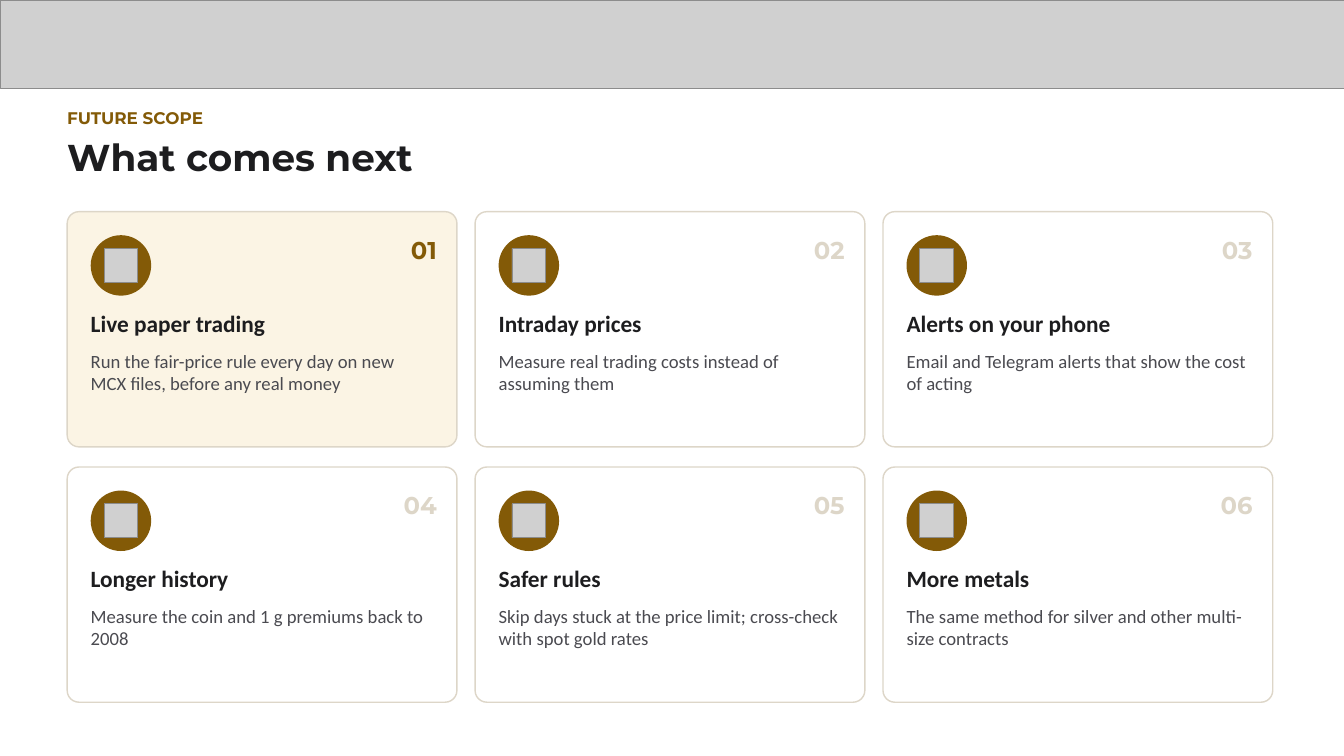
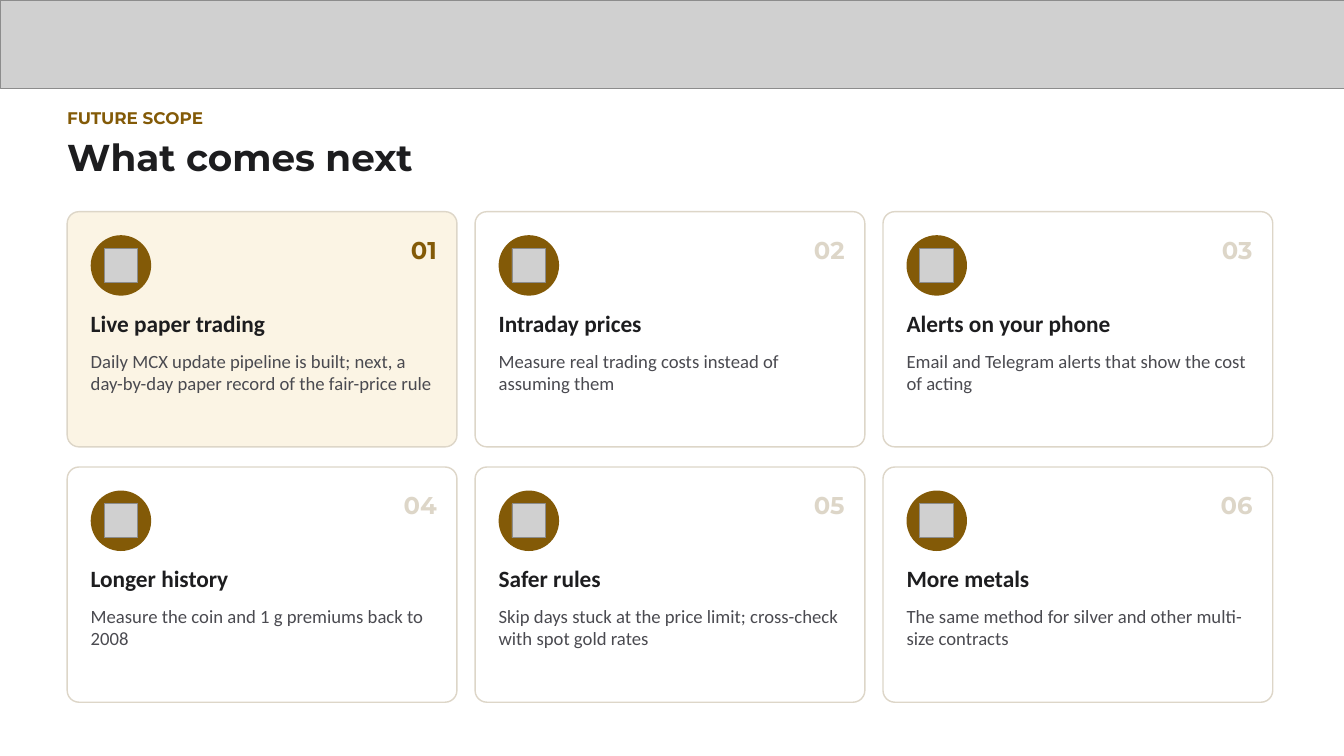
Before and after one commit to nikhilkumar-dev0310/HACKINHILLS-SYNTAXTERROR-TAN-, a slide deck: slide 6 of commodity/presentation/round1/Parity_SyntaxTerror_Round1.pptx. Drawn at 1344x756 pixels with LibreOffice and Linux fonts; fonts in the diff are those of the drawing; grey boxes stand for pictures. Boxes give left, top, right and bottom in pixels: in the first picture for what was removed or moved away, otherwise in the second. Text is boxed around its words. In the diff, an @@ line names an element or a change of style, - is before the commit and + after.

```diff
--- a/commodity/presentation/round1/Parity_SyntaxTerror_Round1.pptx
+++ b/commodity/presentation/round1/Parity_SyntaxTerror_Round1.pptx
@@ text at (91, 355, 431, 393): text changed @@
-Run the fair-price rule every day on new MCX files, before any real money
+Daily MCX update pipeline is built; next, a day-by-day paper record of the fair-price rule
```
Also in this commit, not shown: 3 other slides changed, 4 other files.
